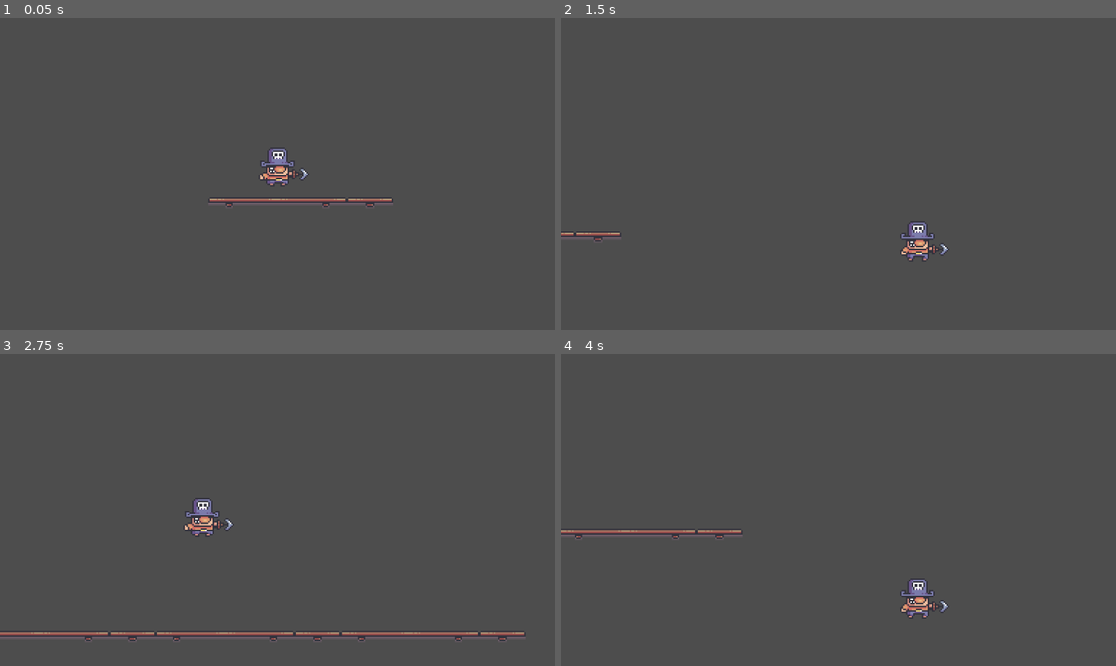
Above: before the commit, frames 1-4 (two rows, left to right).
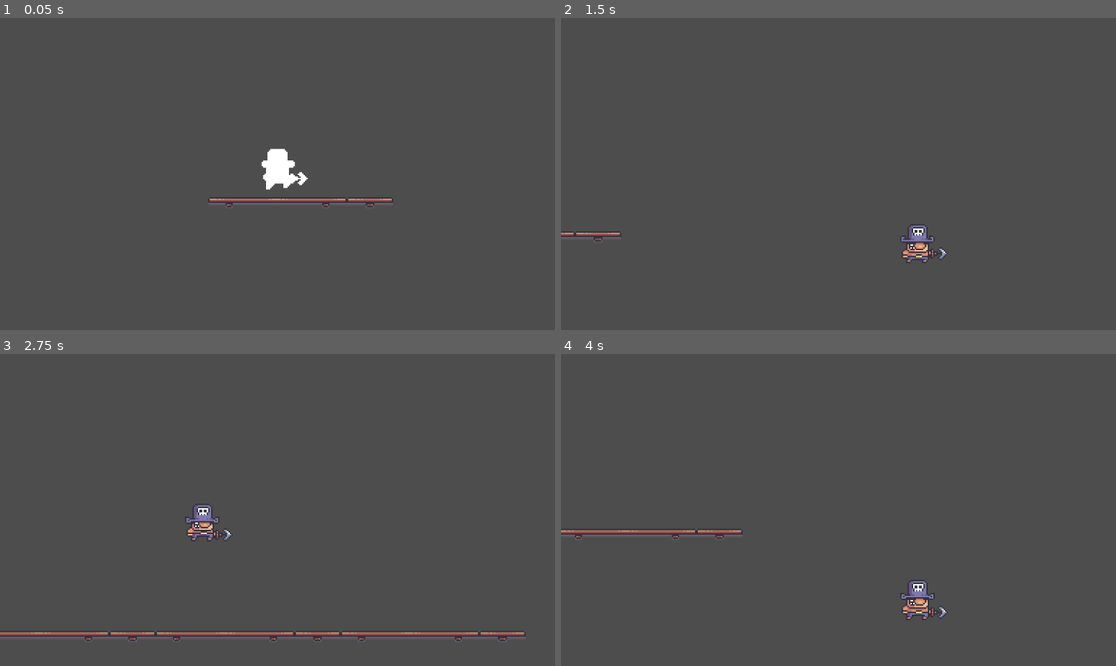
Above: after the commit, the same moments.

Repository: Skyluc05/BINF-Jump-Run-Name-pending
Game: Godot game, scene res://node_2d.tscn
Same seed, same stepped clock (60 frames per second), same inputs: the game is played once before the commit and once after it.
Inputs:
- Up to frame 1 (0.05 s): no input
- Up to frame 2 (1.5 s): hold Right (Right) from 0.53 s (still down); tap W (Jump) at 0.6, 0.77, 1.07, 1.35 s
- Up to frame 3 (2.75 s): tap W (Jump) at 1.52, 1.82, 2.1 s; release Right (Right) at 2.03 s; hold Left (Left) from 2.03 s (still down)
- Up to frame 4 (4 s): release Left (Left) at 2.78 s; hold Right (Right) from 2.78 s (still down); tap W (Jump) at 2.85, 3.02, 3.32, 3.6, 3.77 s

The runs differ from the first frame. In frame 1, 0.7% of the frame differs, in the area x 46-56%, y 41-56%; in frame 2, 0.5%; in frame 3, 0.6%; in frame 4, 0.5%.
Error after the commit: Invalid call. Nonexistent function 'player' in base 'AnimatedSprite2D'. (res://Player)

Commit message:
Animationen Für Spieler (Nicht Fertig)

Diff:
--- a/Player Logic/pirate_clown_nose.gd
+++ b/Player Logic/pirate_clown_nose.gd
@@ -4,12 +4,13 @@
 
 const SPEED = 300.0
 const JUMP_VELOCITY = -400.0
+var firstanimation = true
 
 
 func _physics_process(delta: float) -> void:
 
 	if is_on_floor():
-			anim.play("Idle")
+			Animation_handler("Idle")
 	if not is_on_floor():
 		velocity += get_gravity() * delta
 
@@ -27,12 +28,21 @@
 
 
 func jump():
-	anim.play("Jump")
+	Animation_handler("Jump")
 	velocity.y = JUMP_VELOCITY
 
 
 func run(direction):
 	if is_on_floor():
-		anim.play("Run")
+		Animation_handler("Run")
+	elif not is_on_floor():
+		Animation_handler("Jump")
 
 	velocity.x = direction * SPEED
+
+func Animation_handler(Animation_Name):
+	if firstanimation == true:
+		anim.play(Animation_Name)
+		firstanimation = false
+	if anim.animation_finished:
+		anim.player(Animation_Name)
--- a/Player Logic/pirate_clown_nose.tscn
+++ b/Player Logic/pirate_clown_nose.tscn
@@ -1,10 +1,18 @@
-[gd_scene load_steps=19 format=3 uid="uid://cwcm0oy2odce4"]
+[gd_scene load_steps=27 format=3 uid="uid://cwcm0oy2odce4"]
 
 [ext_resource type="Texture2D" uid="uid://b28rnqgtgnx15" path="res://Sprites/Player/Captian Clown Nose with hook/Idle hook/Captain Clown Nose with Hook test1.png" id="1_1wkec"]
 [ext_resource type="Script" path="res://Player Logic/pirate_clown_nose.gd" id="1_s001t"]
+[ext_resource type="Texture2D" uid="uid://c583ld5sibftr" path="res://Sprites/Player/Captian Clown Nose with hook/Hook shoot/Captain Clown Nose with Hook test1.png" id="2_ndfyf"]
 [ext_resource type="Texture2D" uid="uid://dqi2tv3lytund" path="res://Sprites/Player/Captian Clown Nose with hook/Idle hook/Captain Clown Nose with Hook test2.png" id="2_vudni"]
+[ext_resource type="Texture2D" uid="uid://5vxyijptwuat" path="res://Sprites/Player/Captian Clown Nose with hook/Dead Hit Hook/Captain Clown Nose with Hook test1.png" id="2_wdsq6"]
+[ext_resource type="Texture2D" uid="uid://vyf0lfrav0mr" path="res://Sprites/Player/Captian Clown Nose with hook/Dead Hit Hook/Captain Clown Nose with Hook test2.png" id="3_4i6o8"]
 [ext_resource type="Texture2D" uid="uid://cdby3me0mwh8c" path="res://Sprites/Player/Captian Clown Nose with hook/Idle hook/Captain Clown Nose with Hook test3.png" id="3_jnu4a"]
+[ext_resource type="Texture2D" uid="uid://8c8glwwgr82w" path="res://Sprites/Player/Captian Clown Nose with hook/Hook shoot/Captain Clown Nose with Hook test2.png" id="3_xk8rg"]
 [ext_resource type="Texture2D" uid="uid://c2o1g0ikedf2d" path="res://Sprites/Player/Captian Clown Nose with hook/Idle hook/Captain Clown Nose with Hook test4.png" id="4_gl023"]
+[ext_resource type="Texture2D" uid="uid://d3h1vfviovi2" path="res://Sprites/Player/Captian Clown Nose with hook/Hook shoot/Captain Clown Nose with Hook test3.png" id="4_syvel"]
+[ext_resource type="Texture2D" uid="uid://dpv6iyull8ah3" path="res://Sprites/Player/Captian Clown Nose with hook/Dead Hit Hook/Captain Clown Nose with Hook test3.png" id="4_yw13b"]
+[ext_resource type="Texture2D" uid="uid://diqgc61h6me64" path="res://Sprites/Player/Captian Clown Nose with hook/Hook shoot/Captain Clown Nose with Hook test4.png" id="5_cu5th"]
+[ext_resource type="Texture2D" uid="uid://bwy60tmxreklr" path="res://Sprites/Player/Captian Clown Nose with hook/Dead Hit Hook/Captain Clown Nose with Hook test4.png" id="5_s6ldd"]
 [ext_resource type="Texture2D" uid="uid://b1qe1gtg1lv7a" path="res://Sprites/Player/Captian Clown Nose with hook/Idle hook/Captain Clown Nose with Hook test5.png" id="5_yp8f7"]
 [ext_resource type="Texture2D" uid="uid://d23l0pjjdqjti" path="res://Sprites/Player/Captian Clown Nose with hook/Jump hook/Captain Clown Nose with Hook test1.png" id="6_2eq3y"]
 [ext_resource type="Texture2D" uid="uid://bejoupwtrlex5" path="res://Sprites/Player/Captian Clown Nose with hook/Jump hook/Captain Clown Nose with Hook test2.png" id="7_5sbet"]
@@ -22,6 +30,40 @@
 
 [sub_resource type="SpriteFrames" id="SpriteFrames_1view"]
 animations = [{
+"frames": [{
+"duration": 1.0,
+"texture": ExtResource("2_wdsq6")
+}, {
+"duration": 1.0,
+"texture": ExtResource("3_4i6o8")
+}, {
+"duration": 1.0,
+"texture": ExtResource("4_yw13b")
+}, {
+"duration": 1.0,
+"texture": ExtResource("5_s6ldd")
+}],
+"loop": true,
+"name": &"Die",
+"speed": 5.0
+}, {
+"frames": [{
+"duration": 1.0,
+"texture": ExtResource("2_ndfyf")
+}, {
+"duration": 1.0,
+"texture": ExtResource("3_xk8rg")
+}, {
+"duration": 1.0,
+"texture": ExtResource("4_syvel")
+}, {
+"duration": 1.0,
+"texture": ExtResource("5_cu5th")
+}],
+"loop": true,
+"name": &"Hook",
+"speed": 5.0
+}, {
 "frames": [{
 "duration": 1.0,
 "texture": ExtResource("1_1wkec")
@@ -94,9 +136,7 @@
 texture_filter = 1
 position = Vector2(10, -5)
 sprite_frames = SubResource("SpriteFrames_1view")
-animation = &"Run"
-frame = 3
-frame_progress = 0.650059
+animation = &"Die"
 
 [node name="Camera2D" type="Camera2D" parent="."]
 scale = Vector2(0.3, 0.3)
--- a/node_2d.tscn
+++ b/node_2d.tscn
@@ -469,7 +469,7 @@
 
 [node name="TileMapLayer" type="TileMapLayer" parent="."]
 texture_filter = 1
-tile_map_data = PackedByteArray("AAAFABYAAQACAAIAAAAGABYAAQA …(319 unchanged characters)… AHAAIAAAAbABYAAQAIAAIAAAAcABYAAQAJAAIAAAD9/wEAAQACAAIAAAD+/wEAAQADAAIAAAD//wEAAQAEAAIAAAAAAAEAAQAFAAIAAAABAAEAAQAGAAIAAAACAAEAAQAHAAIAAAADAAEAAQAIAAIAAAAEAAEAAQAJAAIAAAA=")
+tile_map_data = PackedByteArray("AAAFABYAAQACAAIAAAAGABYAAQA …(319 unchanged characters)… AHAAIAAAAbABYAAQAIAAIAAAAcABYAAQAJAAIAAAAAAAEAAQAFAAIAAAABAAEAAQAGAAIAAAACAAEAAQAHAAIAAAADAAEAAQAIAAIAAAAEAAEAAQAJAAIAAAD9/wEAAQACAAIAAAD+/wEAAQADAAIAAAD//wEAAQAEAAIAAAA=")
 tile_set = SubResource("TileSet_ytofc")
 
 [node name="Pirate_Clown_Nose" parent="." instance=ExtResource("3_ghb6p")]
